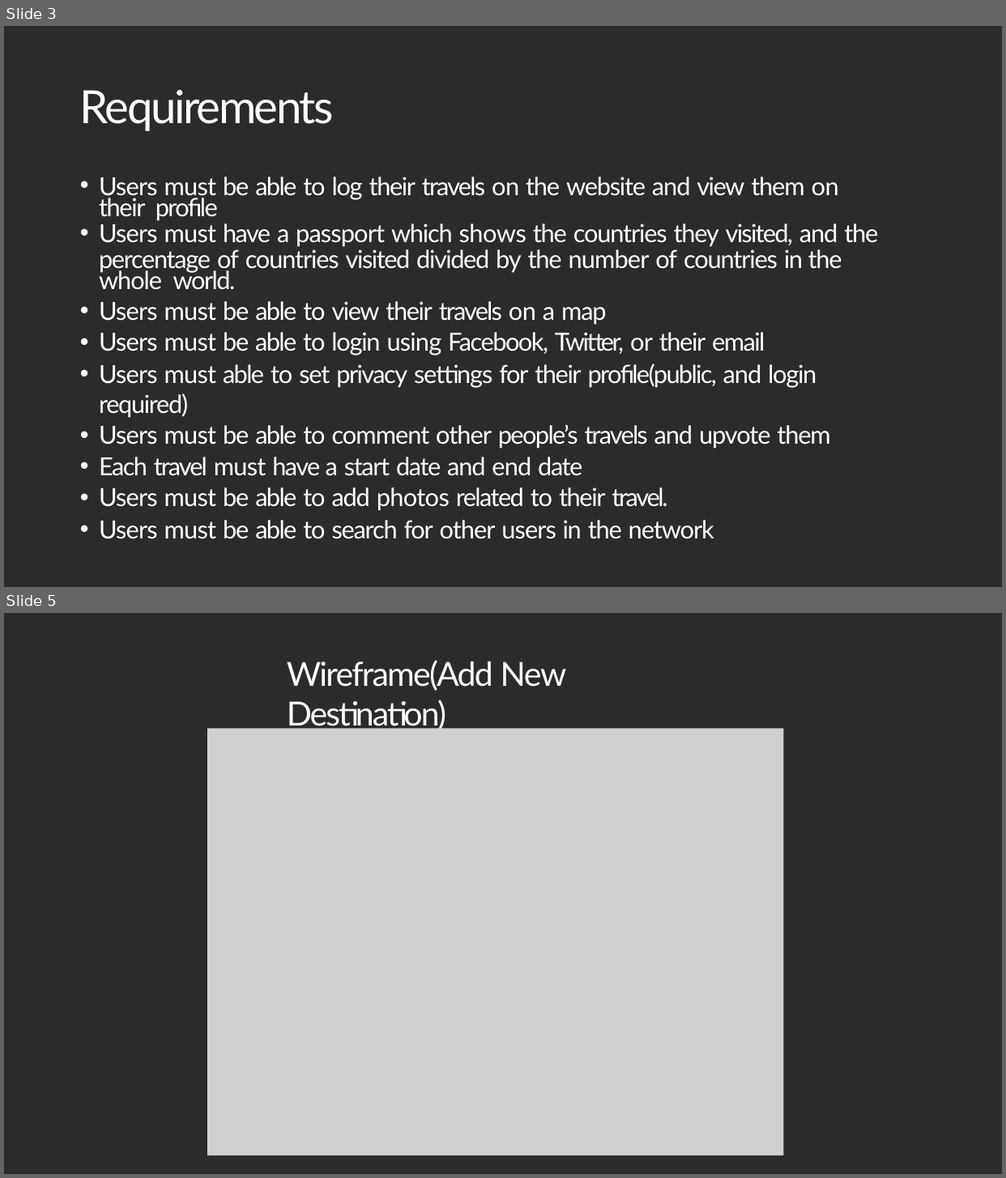
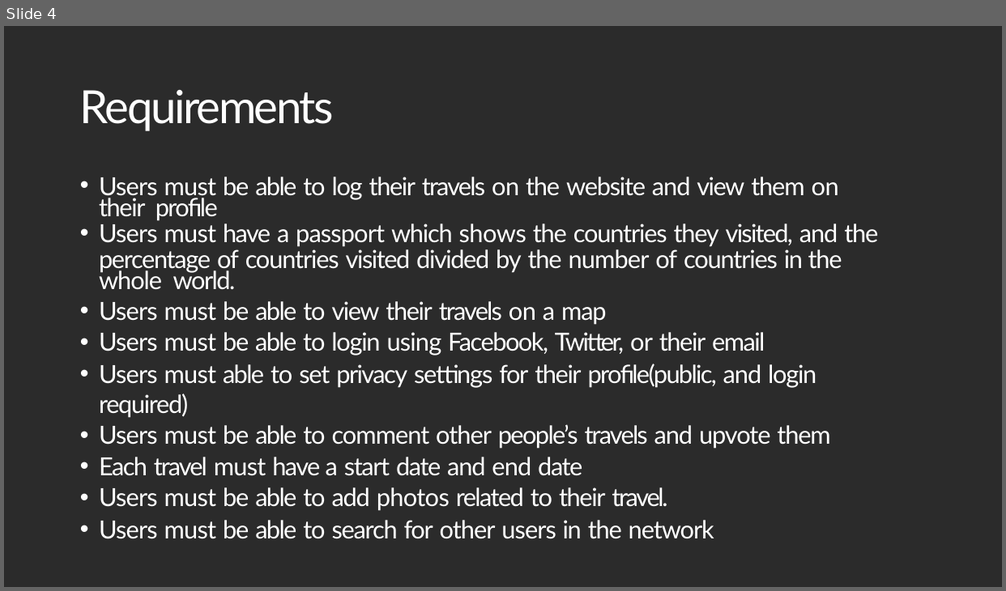
Before and after one commit to fmavb/travelmate, a slide deck: travelmate.pptx. Shown one above the other, each under a label of ours: slides 3 and 5 before the commit, slide 4 after it; the slides between them are not shown. The pictures are 1006x1178 and 1006x591 pixels, drawn with LibreOffice and Linux fonts; fonts in the diff are those of the drawing; grey boxes stand for pictures; background and template pictures are left out; a plain dark background stands for a picture behind light text. Boxes give left, top, right and bottom in pixels: in the first picture for what was removed or moved away, otherwise in the second. Text is boxed around its words. In the diff, an @@ line names an element or a change of style, - is before the commit and + after.

```diff
--- a/travelmate.pptx
+++ b/travelmate.pptx
@@ slide 5 removed at <box>4,613,1002,1174</box>, background picture (left out) @@
@@ title removed at <box>287,660,567,732</box> @@
-Wireframe(Add New Destination)
@@ picture removed at <box>207,728,784,1156</box> @@
@@ what was slide 3 is now slide 4 @@
```
Also in this commit, not shown: 1 slide added, 6 other slides removed.
